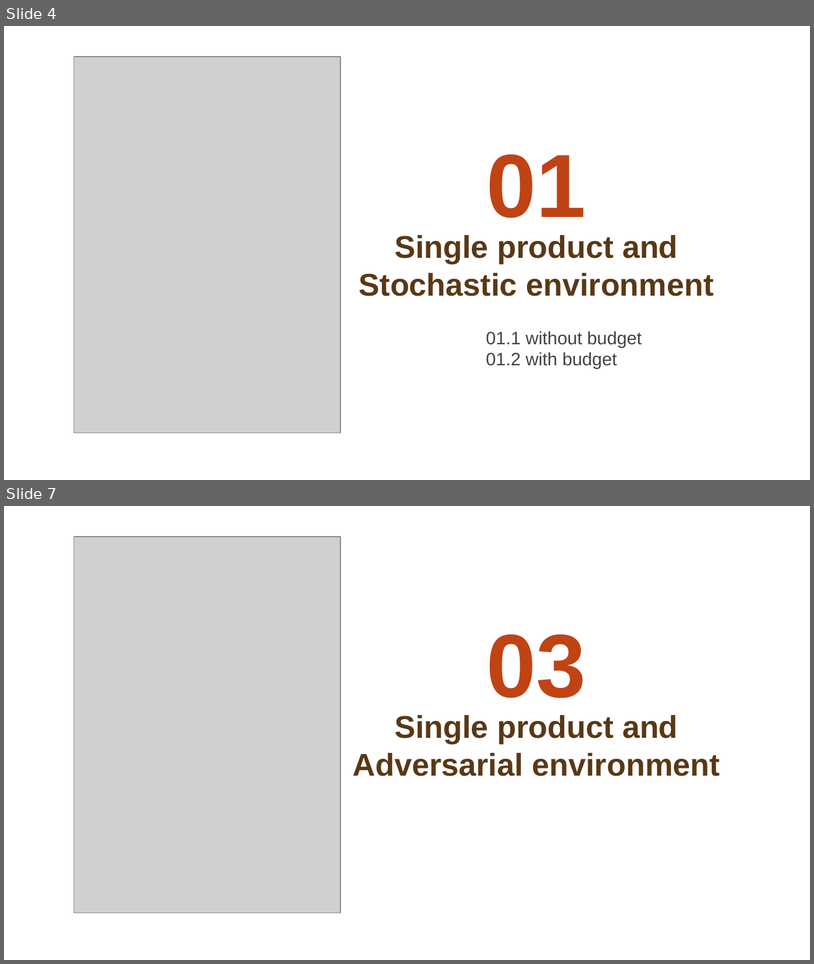
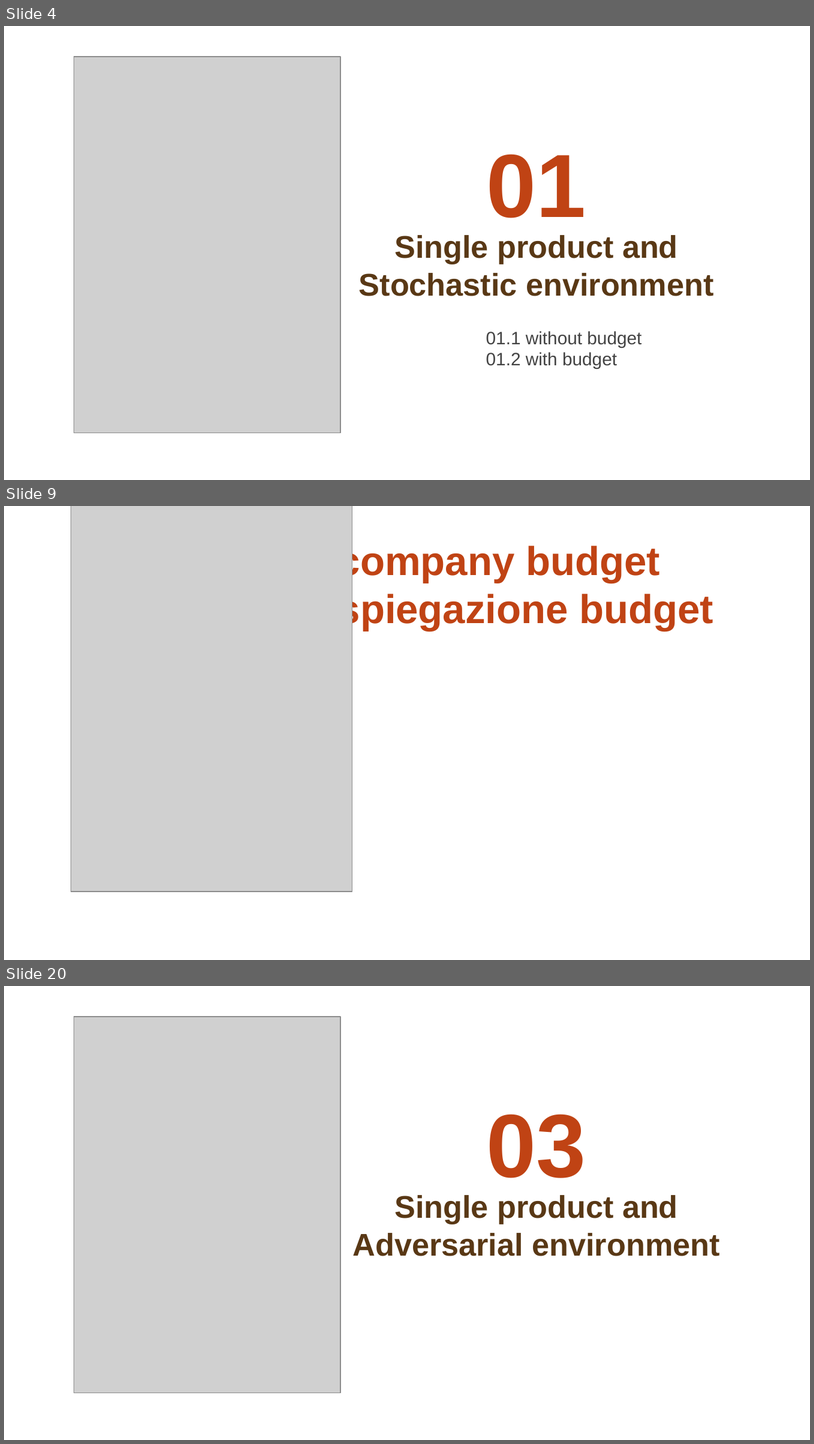
Before and after one commit to matteopasqual02/OLA-2025-project, a slide deck: presentation.pptx. Shown one above the other, each under a label of ours: slides 4 and 7 before the commit, slides 4, 9 and 20 after it; the slides between them are not shown. The pictures are 814x964 and 814x1444 pixels, drawn with LibreOffice and Linux fonts; fonts in the diff are those of the drawing; grey boxes stand for pictures; background and template pictures are left out. Boxes give left, top, right and bottom in pixels: in the first picture for what was removed or moved away, otherwise in the second. Text is boxed around its words. In the diff, an @@ line names an element or a change of style, - is before the commit and + after.

```diff
--- a/presentation.pptx
+++ b/presentation.pptx
@@ slide 9 added at (4, 506, 810, 960), background picture (left out) @@
@@ picture added at (71, 506, 353, 891) @@
@@ title added at (338, 543, 714, 631), 36 pt, text #C04314, bold @@
+company budget
+spiegazione budget
@@ what was slide 7 is now slide 20 @@
```
Also in this commit, not shown: 1 slide changed, 30 other slides added, 1 slide removed.
